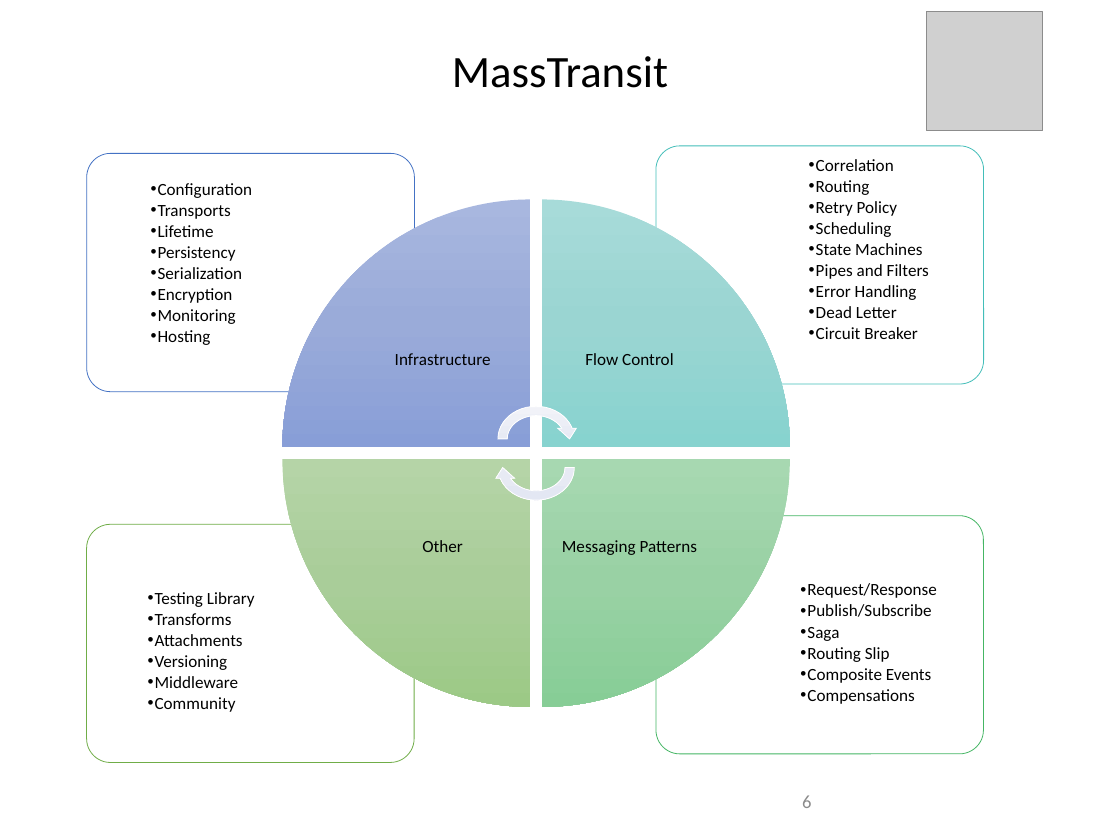
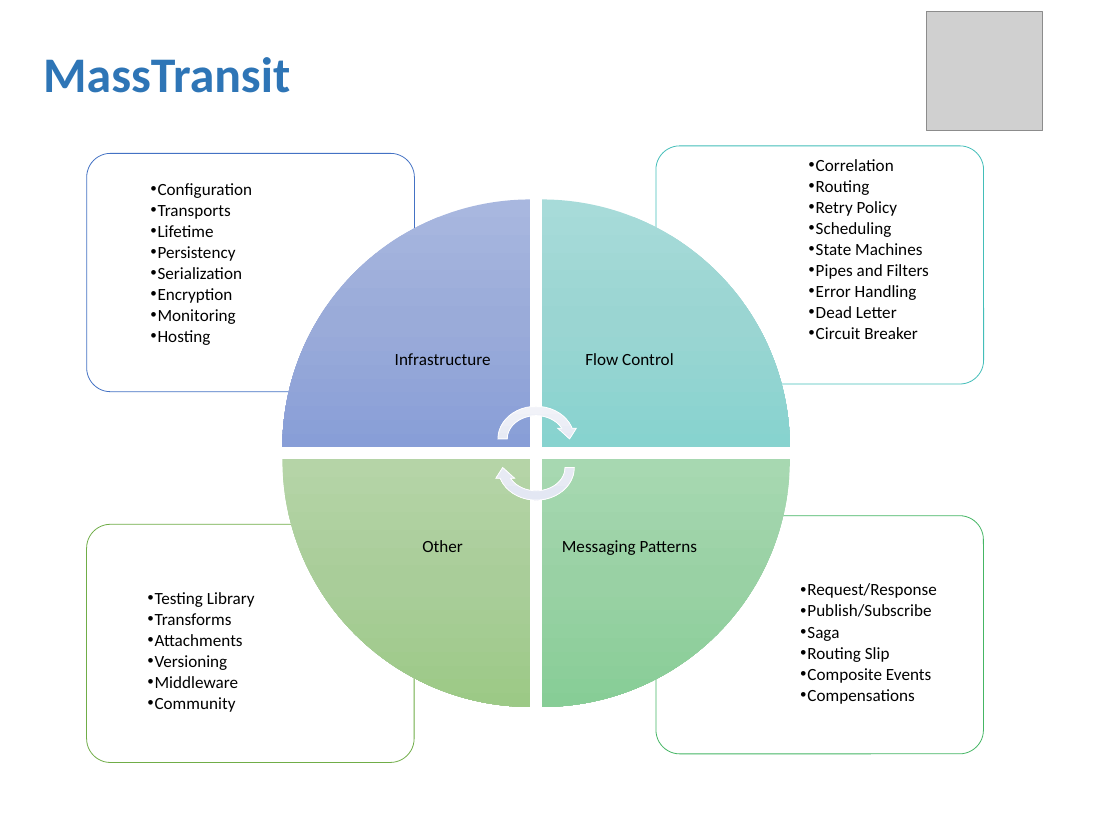
Before and after one commit to amichel/PaymentsGateway.MassTransit.Demo, a slide deck: slide 6 of Presentation/Service Bus Integration Patterns.pptx. Drawn at 1120x840 pixels with LibreOffice and Linux fonts; fonts in the diff are those of the drawing; grey boxes stand for pictures; background and template pictures are left out. Boxes give left, top, right and bottom in pixels: in the first picture for what was removed or moved away, otherwise in the second. Text is boxed around its words. In the diff, an @@ line names an element or a change of style, - is before the commit and + after.

```diff
--- a/Presentation/Service Bus Integration Patterns.pptx
+++ b/Presentation/Service Bus Integration Patterns.pptx
@@ text "MassTransit": place and size @@
-text "MassTransit" at [452, 56, 668, 88]
+text "MassTransit" at [43, 57, 290, 93]
@@ text "MassTransit" at [43, 57, 290, 93]: size 28.8 to 32 pt, text colour #000000 to #2E75B6, bold on; alignment centre to left @@
@@ page number removed at [802, 795, 811, 808] @@
-6
```
Also in this commit, not shown: 14 other slides changed, 1 slide added, 2 slides removed, 2 other files.
